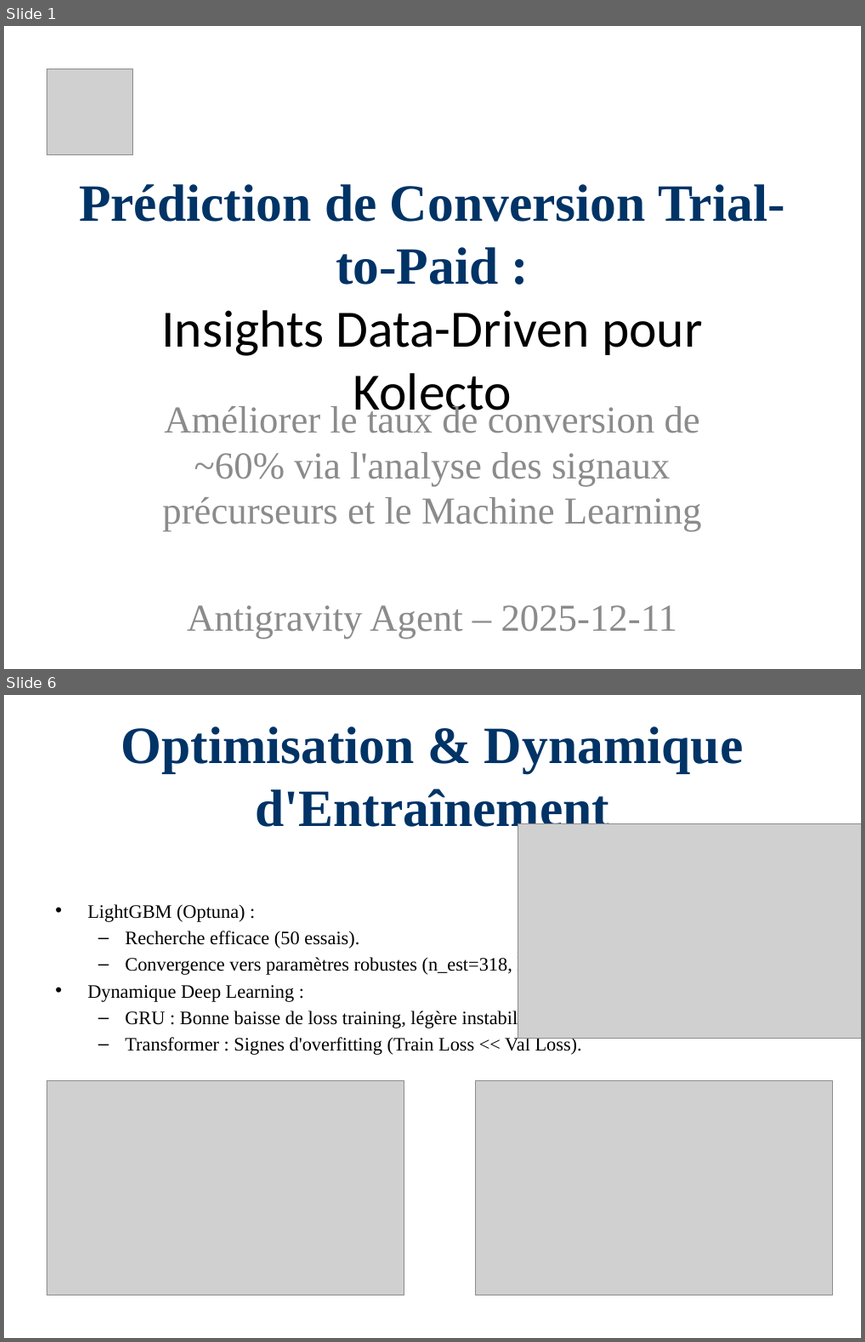
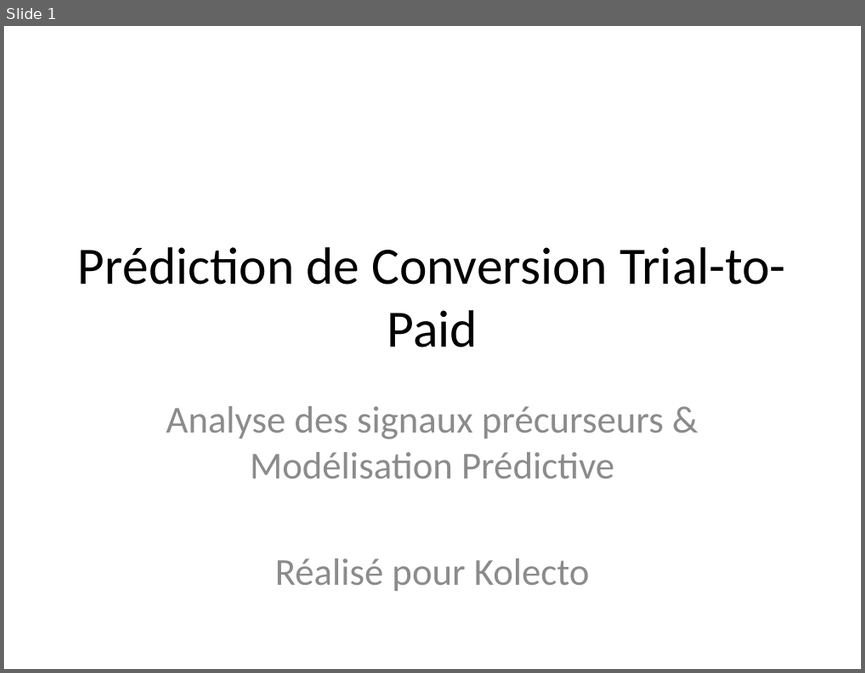
Before and after one commit to Paulino-Cristovao/churn_predictions, a slide deck: Presentations_Resultats_Projet.pptx. Shown one above the other, each under a label of ours: slides 1 and 6 before the commit, slide 1 after it; the slides between them are not shown. The pictures are 865x1342 and 865x673 pixels, drawn with LibreOffice and Linux fonts; fonts in the diff are those of the drawing; grey boxes stand for pictures. Boxes give left, top, right and bottom in pixels: in the first picture for what was removed or moved away, otherwise in the second. Text is boxed around its words. In the diff, an @@ line names an element or a change of style, - is before the commit and + after.

```diff
--- a/Presentations_Resultats_Projet.pptx
+++ b/Presentations_Resultats_Projet.pptx
@@ slide 6 removed at bbox=[4, 695, 861, 1338], background #FFFFFF @@
@@ title removed at bbox=[120, 726, 743, 836] @@
-Optimisation & Dynamique d'Entraînement
@@ picture removed at bbox=[518, 823, 861, 1038] @@
@@ text removed at bbox=[87, 904, 592, 1055] @@
-• LightGBM (Optuna) :
-  – Recherche efficace (50 essais).
-  – Convergence vers paramètres robustes (n_est=318, lr=0.018).
-• Dynamique Deep Learning :
-  – GRU : Bonne baisse de loss training, légère instabilité en validation.
-  – Transformer : Signes d'overfitting (Train Loss << Val Loss).
@@ picture removed at bbox=[46, 1081, 404, 1295] @@
@@ picture removed at bbox=[475, 1081, 833, 1295] @@
@@ slide 1 changed as well @@
@@ picture removed at bbox=[46, 68, 132, 154] @@
@@ title at bbox=[78, 247, 786, 347]: text changed; font Times New Roman to Calibri; text colour #003366 to #000000; bold off @@
-Prédiction de Conversion Trial-to-Paid :
-Insights Data-Driven pour Kolecto
+Prédiction de Conversion Trial-to-Paid
@@ subtitle at bbox=[166, 406, 664, 590]: text changed; font Times New Roman to Calibri @@
-Améliorer le taux de conversion de ~60% via l'analyse des signaux précurseurs et le Machine Learning
-Antigravity Agent – 2025-12-11
+Analyse des signaux précurseurs & Modélisation Prédictive
+Réalisé pour Kolecto
```
Also in this commit, not shown: 3 other slides changed, 10 slides added, 5 other slides removed, 1 other file.
